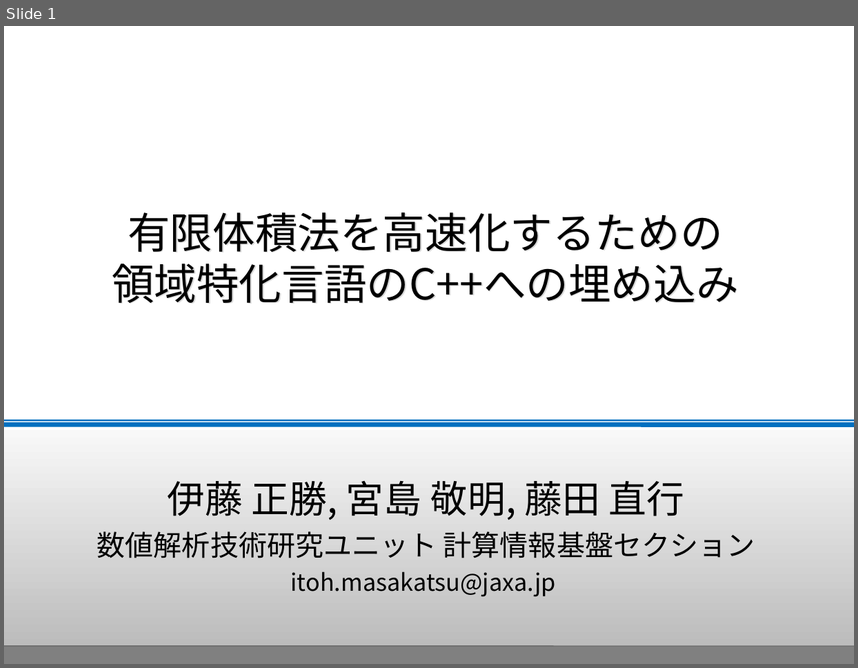
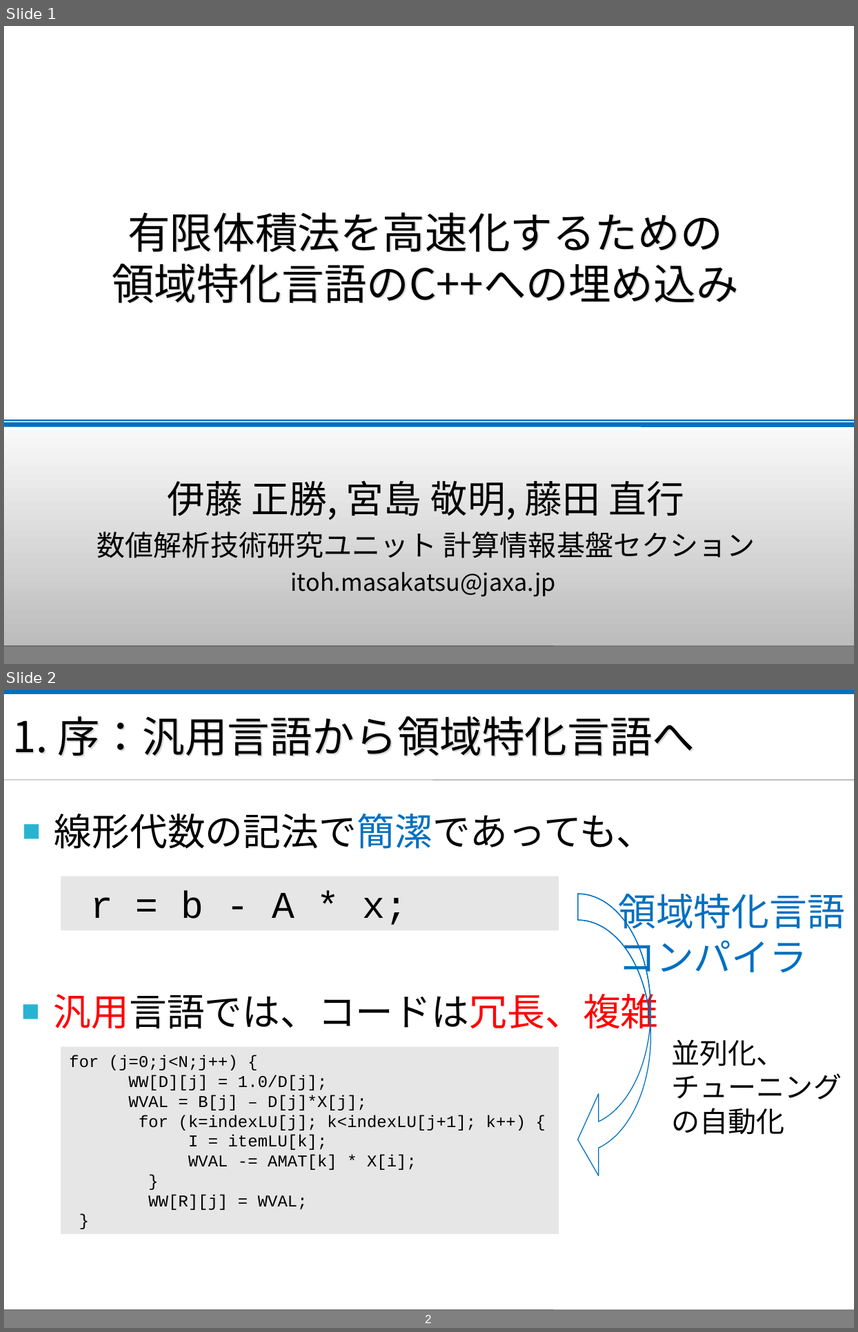
Before and after one commit to masa-ito/ProtoToPoisson, a slide deck: doc/第57回プログラミング・シンポジウム/presentationAtJaxaOn10Dec2015/ProtoFVM_PresentationAtJaxaOn10Dec2015.ppt. Shown one above the other, each under a label of ours: slide 1 before the commit, slides 1 and 2 after it. The pictures are 858x668 and 858x1332 pixels, drawn with LibreOffice and Linux fonts; fonts in the diff are those of the drawing; background and template pictures are left out. Boxes give left, top, right and bottom in pixels: in the first picture for what was removed or moved away, otherwise in the second. Text is boxed around its words. In the diff, an @@ line names an element or a change of style, - is before the commit and + after.

```diff
--- a/doc/第57回プログラミング・シンポジウム/presentationAtJaxaOn10Dec2015/ProtoFVM_PresentationAtJaxaOn10Dec2015.ppt
+++ b/doc/第57回プログラミング・シンポジウム/presentationAtJaxaOn10Dec2015/ProtoFVM_PresentationAtJaxaOn10Dec2015.ppt
@@ slide 2 added at [4, 690, 854, 1328], background #FFFFFF; not listed: 3 template elements that a slide beside it also shows @@
@@ rectangle added at [4, 691, 854, 693], fill #0070C0, outline #0070C0 2.01 pt @@
@@ title added at [12, 716, 695, 756], 36 pt, text #000000 @@
+1. 序：汎用言語から領域特化言語へ
@@ line added from (4, 780) to (854, 780), #808080 0.51 pt @@
@@ text added at [54, 814, 654, 849], 32 pt, text #000000 @@
+■ 線形代数の記法で簡潔であっても、
@@ rectangle added at [61, 876, 559, 931], fill #E6E6E6, 32 pt, text #000000 @@
+r = b - A * x;
@@ freeform shape added at [578, 894, 651, 1181], outline #0070C0 0.74 pt @@
@@ text added at [618, 894, 845, 980], 32 pt, text #0070C0 @@
+領域特化言語
+コンパイラ
@@ text added at [54, 987, 659, 1035], 32 pt, text #000000 @@
+■ 汎用言語では、コードは冗長、複雑
@@ text added at [672, 1039, 842, 1134], 24 pt, text #000000 @@
+並列化、チューニングの自動化
@@ rectangle added at [61, 1046, 559, 1233], fill #E6E6E6, 14 pt, text #000000 @@
+for (j=0;j<N;j++) {
+WW[D][j] = 1.0/D[j];
+WVAL = B[j] – D[j]*X[j];
+for (k=indexLU[j]; k<indexLU[j+1]; k++) {
+I = itemLU[k];
+WVAL -= AMAT[k] * X[i];
+}
+WW[R][j] = WVAL;
+}
@@ page number added at [425, 1314, 432, 1323], 10 pt, text #FFFFFF @@
+2
```
Also in this commit, not shown: 4 slides changed, 14 other slides added, 3 slides removed.
